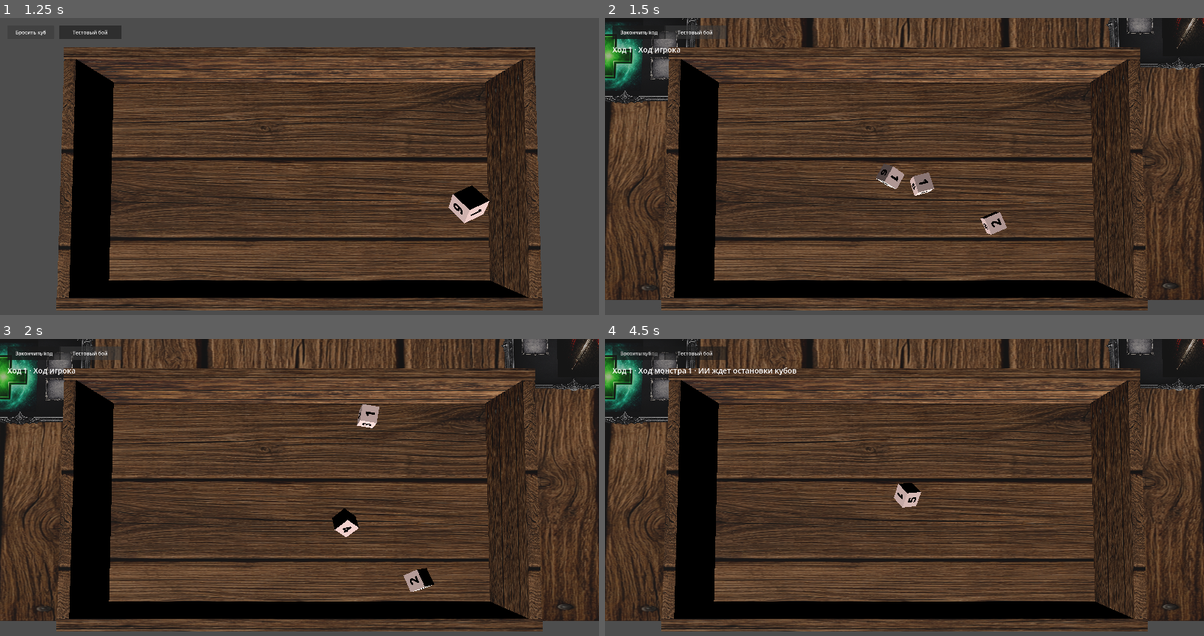
Above: before the commit, frames 1-4 (two rows, left to right).
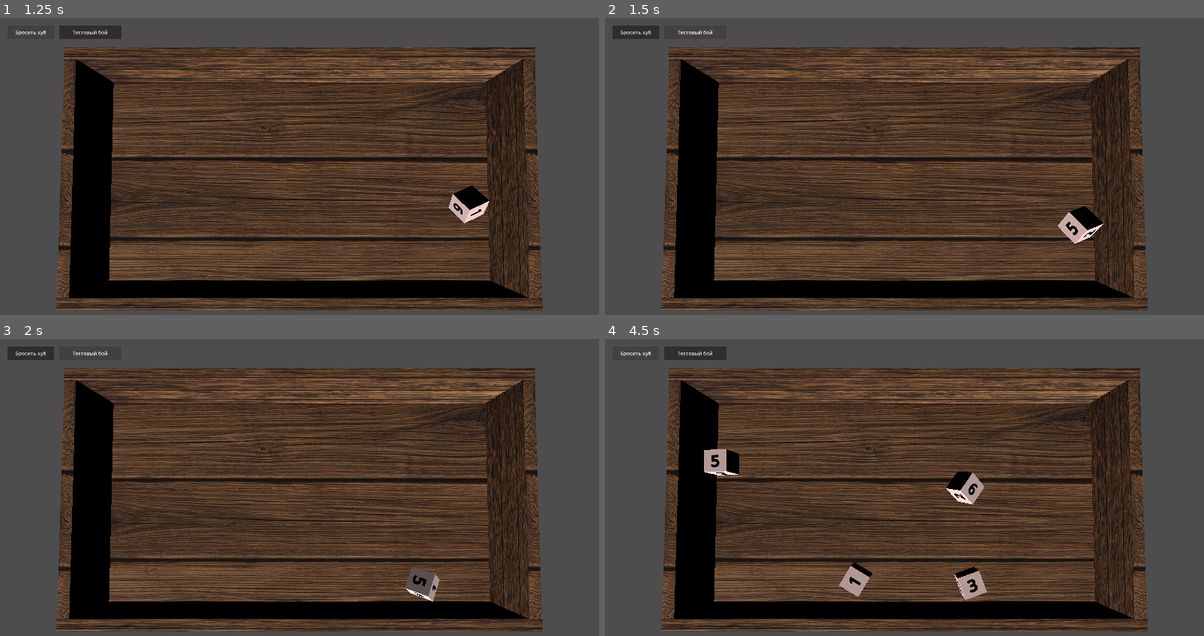
Above: after the commit, the same moments.

Repository: olegbogai-web/dicegame
Game: Godot game, scene res://scenes/board.tscn
Same seed, same stepped clock (60 frames per second), same inputs: the game is played once before the commit and once after it.
Inputs (mouse positions are in pixels of both pictures, inside the frame that each line leads up to):
- Up to frame 1 (1.25 s): click "Бросить куб" at 0.5 s
- Up to frame 2 (1.5 s): click "Тестовый бой" at 1.25 s
- Up to frame 3 (2 s): no input
- Up to frame 4 (4.5 s): click (640, 353) at 2 s, where only the run before the commit has a clickable "Закончить ход"; click "Бросить куб" at 2.75 s; click "Тестовый бой" at 3.5 s; click "Бросить куб" at 4.25 s

Frame 1 is identical in both runs. In frame 2, 27% of the frame differs, in the area x 0-100%, y 0-95%; in frame 3, 27%; in frame 4, 28%.

Commit message:
Revert "Adapt battle room to new_battle_table scene"

Diff:
--- a/content/rooms/subclasses/battle_room.gd
+++ b/content/rooms/subclasses/battle_room.gd
@@ -10,12 +10,12 @@
 const BattleTurnRuntime = preload("res://content/combat/runtime/battle_turn_runtime.gd")
 const BattleEffectRuntime = preload("res://content/combat/runtime/battle_effect_runtime.gd")
 
-const PLAYER_SPRITE_POSITION := Vector3(-3.0, 0.01, -2.5)
-const PLAYER_SPRITE_SCALE := Vector3(2.0, 2.0, 2.0)
-const MONSTER_SPRITE_POSITION := Vector3(3.0, 0.01, -2.5)
-const MONSTER_SPRITE_SCALE := Vector3(2.0, 2.0, 2.0)
-const PLAYER_ABILITY_FRAME_POSITION := Vector3(-7.5, 0.01, 0.0)
-const MONSTER_ABILITY_FRAME_POSITION := Vector3(7.4, 0.01, 0.0)
+const PLAYER_SPRITE_POSITION := Vector3(-6.7, 0.41, 0.0)
+const PLAYER_SPRITE_SCALE := Vector3(1.2, 1.2, 1.2)
+const MONSTER_SPRITE_POSITION := Vector3(6.7, 0.41, 0.0)
+const MONSTER_SPRITE_SCALE := Vector3(1.25, 1.25, 1.25)
+const PLAYER_ABILITY_FRAME_POSITION := Vector3(-4.25, 0.405, 0.0)
+const MONSTER_ABILITY_FRAME_POSITION := Vector3(4.25, 0.405, 0.0)
 const STACK_SPACING_Z := 1.85
 const DICE_PLACE_Z_POSITIONS := [-0.557, -0.007, 0.55]
 
--- a/scenes/battle_table.gd
+++ b/scenes/battle_table.gd
@@ -24,13 +24,14 @@
 const ACTIVATION_ANIMATION_DURATION := 0.5
 const ACTIVATION_TARGET_LIFT_Y := 0.4
 
-@onready var _camera: Camera3D = $battle_camera
+@onready var _camera: Camera3D = $Camera3D
 @onready var _board: BoardController = $board
-@onready var _floor: MeshInstance3D = $floor
+@onready var _left_floor: MeshInstance3D = $left_floor
+@onready var _right_floor: MeshInstance3D = $right_floor
 @onready var _player_sprite: MeshInstance3D = $player_sprite
 @onready var _monster_sprite_template: MeshInstance3D = $monster_sprite
-@onready var _player_ability_template: MeshInstance3D = $ability_frame2
-@onready var _monster_ability_template: MeshInstance3D = $ability_frame3
+@onready var _player_ability_template: MeshInstance3D = $ability_frame
+@onready var _monster_ability_template: MeshInstance3D = $ability_frame2
 @onready var _end_turn_button: Button = $UI/EndTurnButton
 @onready var _turn_status_label: Label = $UI/TurnStatusLabel
 
@@ -117,10 +118,8 @@
 
 
 func _apply_floor_textures() -> void:
-	var floor_texture := battle_room_data.left_floor_texture
-	if floor_texture == null:
-		floor_texture = battle_room_data.right_floor_texture
-	_apply_texture_to_mesh(_floor, floor_texture)
+	_apply_texture_to_mesh(_left_floor, battle_room_data.left_floor_texture)
+	_apply_texture_to_mesh(_right_floor, battle_room_data.right_floor_texture)
 
 
 func _apply_player_sprite() -> void:
@@ -757,7 +756,7 @@
 					return {
 						"kind": &"all_monsters",
 					}
-			if _screen_point_hits_mesh(_floor, screen_point):
+			if _screen_point_hits_mesh(_right_floor, screen_point):
 				return {
 					"kind": &"all_monsters",
 				}
--- a/scenes/new_battle_table.tscn
+++ b/scenes/new_battle_table.tscn
@@ -1,7 +1,6 @@
 [gd_scene format=3 uid="uid://bmhmm75b4swd3"]
 
 [ext_resource type="PackedScene" uid="uid://0ssqyi084mdh" path="res://scenes/board.tscn" id="1_47dlb"]
-[ext_resource type="Script" path="res://scenes/battle_table.gd" id="2_4v8of"]
 [ext_resource type="Texture2D" uid="uid://dxoj7vm840xgf" path="res://assets/material/dangeon_floor_2.png" id="3_5yklm"]
 [ext_resource type="Texture2D" uid="uid://b6ojmoowtta8k" path="res://assets/ui/base_frame_mid_v2.png" id="4_euvx7"]
 [ext_resource type="Texture2D" uid="uid://bjpqv8q13kqq7" path="res://assets/ui/base_frame_mid.png" id="5_ovkts"]
@@ -70,7 +69,6 @@
 [sub_resource type="PlaneMesh" id="PlaneMesh_v2h1w"]
 
 [node name="Node3D" type="Node3D" unique_id=2051974326]
-script = ExtResource("2_4v8of")
 
 [node name="board" parent="." unique_id=1670483730 instance=ExtResource("1_47dlb")]
 transform = Transform3D(1.3, 0, 0, 0, 1.3, 0, 0, 0, 1.3, 0, 0.11484551, 4.2813234)
@@ -188,20 +186,3 @@
 transform = Transform3D(-3.156934e-08, 0, -0.48148146, 0, 0.7222223, 0, 0.7222223, 0, -2.1046223e-08, -0.25925922, 0.0055555403, 0)
 material_override = SubResource("StandardMaterial3D_y5gjq")
 mesh = SubResource("PlaneMesh_v2h1w")
-
-[node name="UI" type="CanvasLayer" parent="." unique_id=181119144]
-
-[node name="EndTurnButton" type="Button" parent="UI" unique_id=651481332]
-offset_left = 24.0
-offset_top = 24.0
-offset_right = 194.0
-offset_bottom = 68.0
-text = "Закончить ход"
-
-[node name="TurnStatusLabel" type="Label" parent="UI" unique_id=412160908]
-offset_left = 24.0
-offset_top = 84.0
-offset_right = 520.0
-offset_bottom = 124.0
-theme_override_font_sizes/font_size = 24
-text = "Ожидание боя"
--- a/ui/scripts/board_controller.gd
+++ b/ui/scripts/board_controller.gd
@@ -7,7 +7,7 @@
 @export_category("Board References")
 @export var floor_path: NodePath = ^"floor"
 @export var default_dice_scene: PackedScene
-@export_file("*.tscn") var test_battle_scene_path := "res://scenes/new_battle_table.tscn"
+@export_file("*.tscn") var test_battle_scene_path := "res://scenes/battle_table.tscn"
 
 @export_category("Spawn Bounds")
 @export var spawn_bounds_margin: Vector2 = Vector2(0.15, 0.15)
